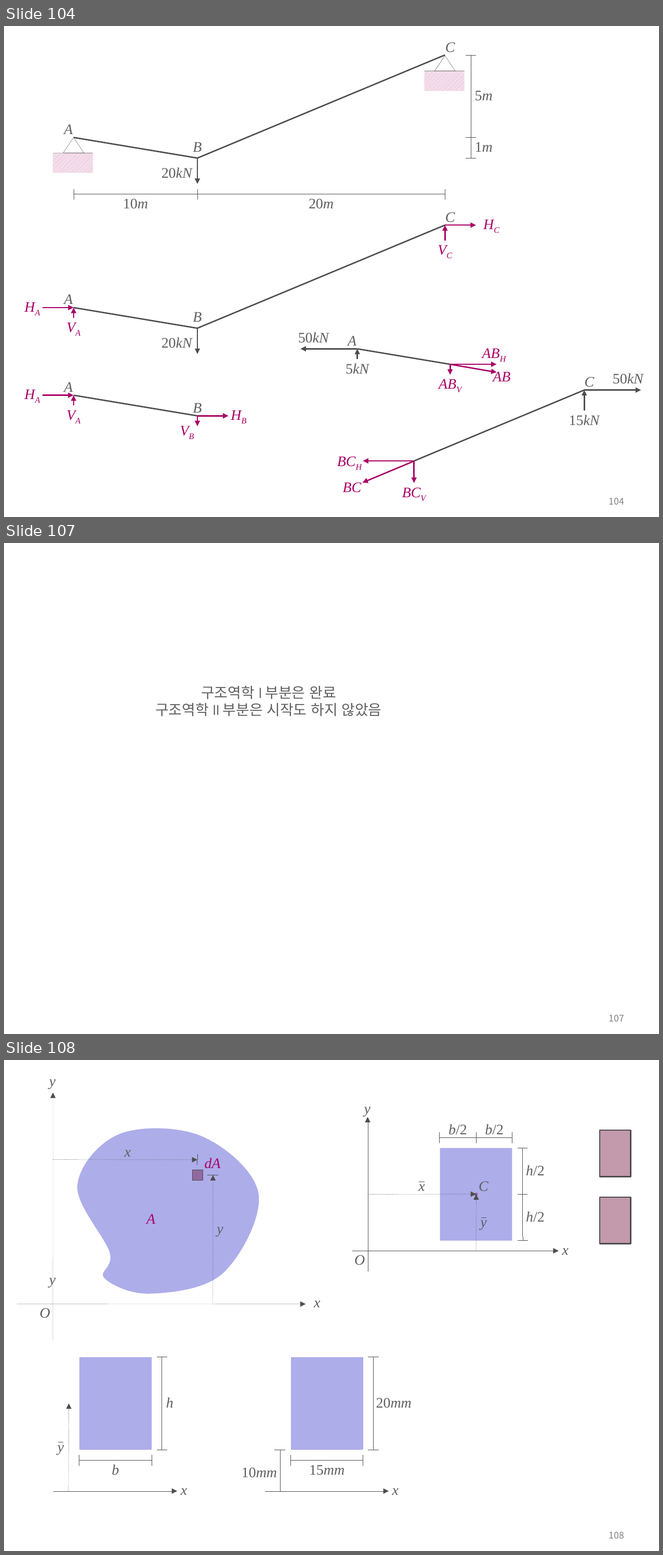
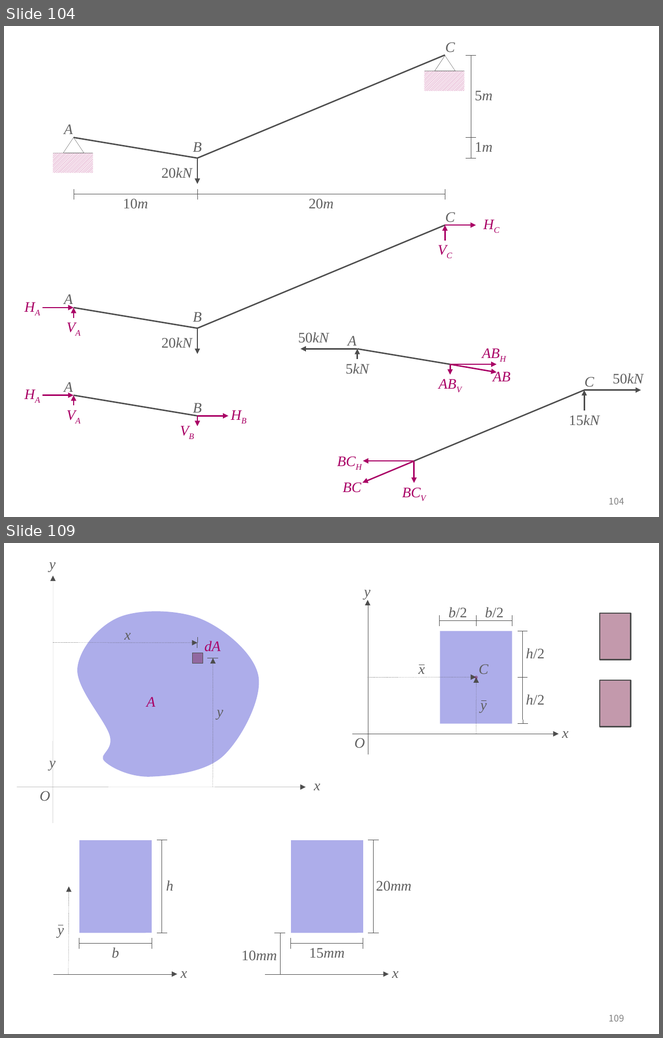
Before and after one commit to ironbell87/structural_mechanics_II, a slide deck: figures.pptx. Shown one above the other, each under a label of ours: slides 104, 107 and 108 before the commit, slides 104 and 109 after it; the slides between them are not shown. The pictures are 663x1555 and 663x1038 pixels, drawn with LibreOffice and Linux fonts; fonts in the diff are those of the drawing. Boxes give left, top, right and bottom in pixels: in the first picture for what was removed or moved away, otherwise in the second. Text is boxed around its words. In the diff, an @@ line names an element or a change of style, - is before the commit and + after.

```diff
--- a/figures.pptx
+++ b/figures.pptx
@@ slide 107 removed at (x1=4, y1=543, x2=659, y2=1034), background #FFFFFF; not listed: 1 template element that a slide beside it also shows @@
@@ text removed at (x1=155, y1=686, x2=382, y2=716) @@
-구조역학 I 부분은 완료
-구조역학 II 부분은 시작도 하지 않았음
@@ what was slide 108 is now slide 109 @@
@@ page number at (x1=609, y1=1015, x2=624, y2=1022): text changed @@
-108
+109
```
Also in this commit, not shown: 2 slides changed, 2 slides added, 11 other files.
